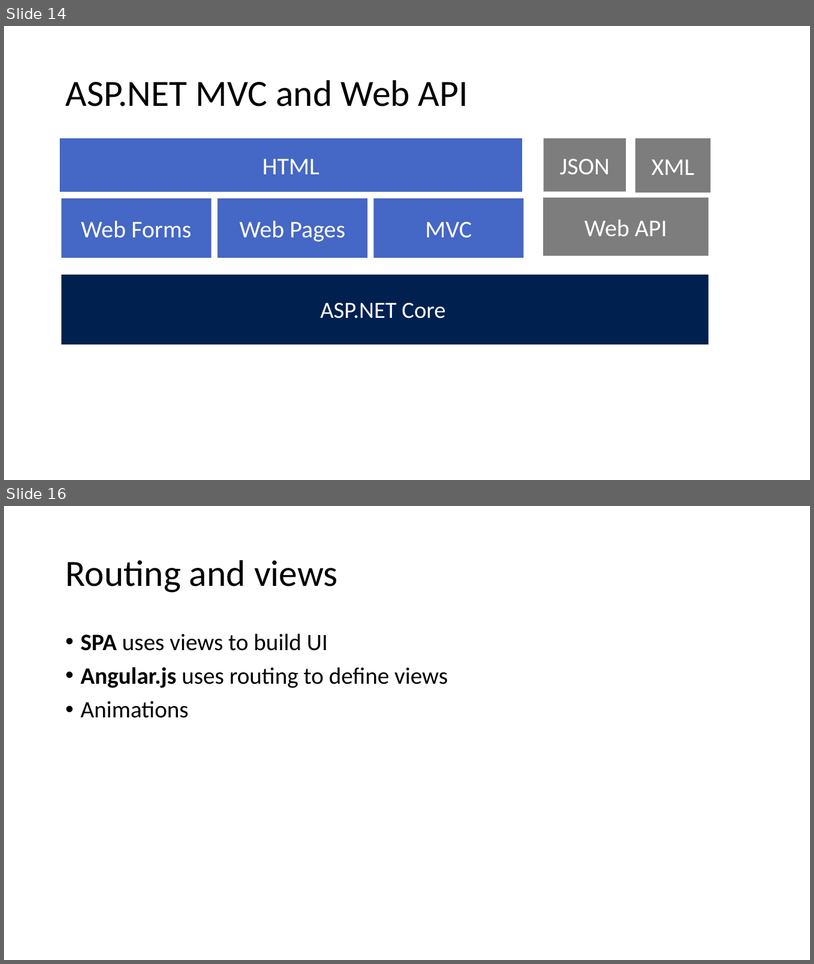
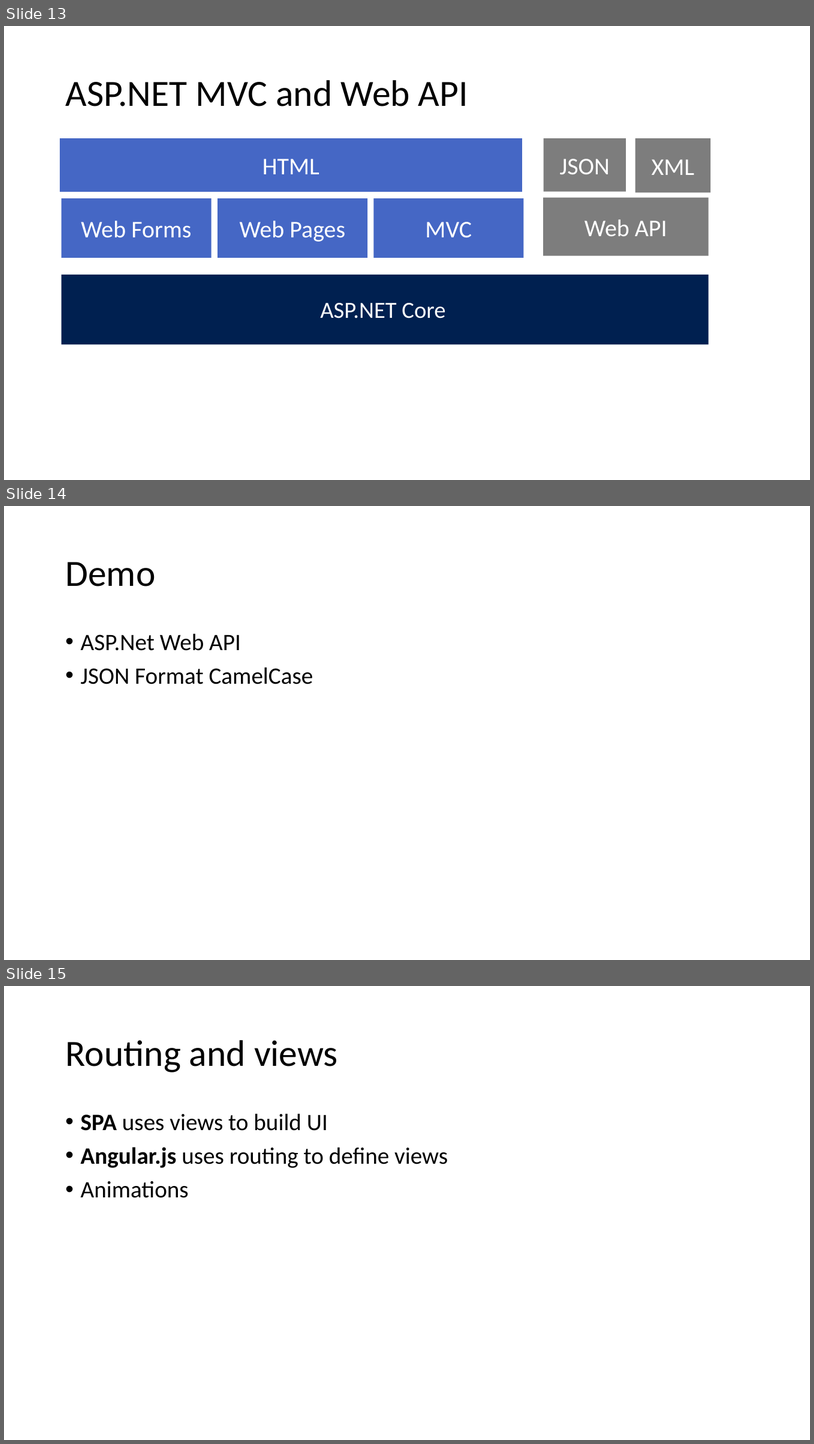
Before and after one commit to JuntaoWu/AngularSPA, a slide deck: AngularJS.pptx. Shown one above the other, each under a label of ours: slides 14 and 16 before the commit, slides 13, 14 and 15 after it; the slides between them are not shown. The pictures are 814x964 and 814x1444 pixels, drawn with LibreOffice and Linux fonts; fonts in the diff are those of the drawing. Boxes give left, top, right and bottom in pixels: in the first picture for what was removed or moved away, otherwise in the second. Text is boxed around its words. In the diff, an @@ line names an element or a change of style, - is before the commit and + after.

```diff
--- a/AngularJS.pptx
+++ b/AngularJS.pptx
@@ slide 14 added at [4,506,810,960], background #FFFFFF @@
@@ title added at [65,562,155,586], 44 pt, text #000000 @@
+Demo
@@ text added at [81,633,314,684], 28 pt, text #000000 @@
+• ASP.Net Web API
+• JSON Format CamelCase
@@ what was slide 14 is now slide 13 @@
@@ what was slide 16 is now slide 15 @@
```
Also in this commit, not shown: 1 slide changed, 2 other slides added, 4 slides removed.
